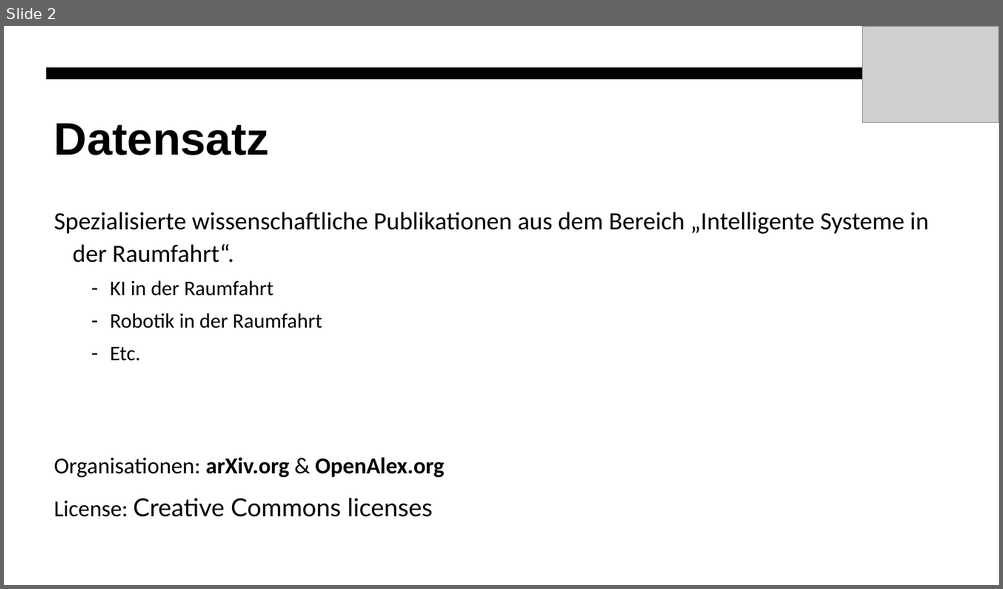
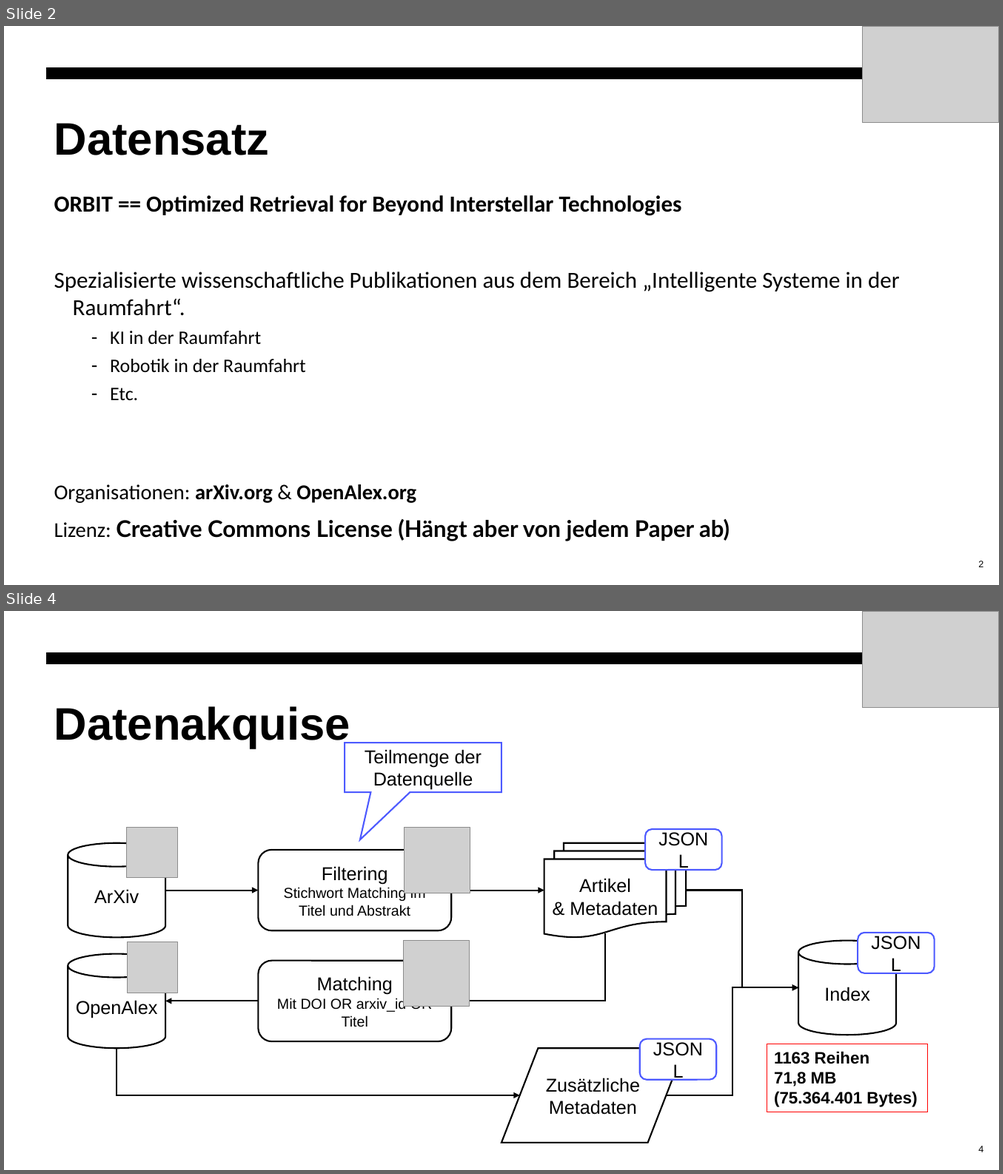
Before and after one commit to PatrykGadziomski/Orbit-Search-Engine, a slide deck: docs/zwischenpräsentation.pptx. Shown one above the other, each under a label of ours: slide 2 before the commit, slides 2 and 4 after it; the slides between them are not shown. The pictures are 1003x589 and 1003x1174 pixels, drawn with LibreOffice and Linux fonts; fonts in the diff are those of the drawing; grey boxes stand for pictures. Boxes give left, top, right and bottom in pixels: in the first picture for what was removed or moved away, otherwise in the second. Text is boxed around its words. In the diff, an @@ line names an element or a change of style, - is before the commit and + after.

```diff
--- a/docs/zwischenpräsentation.pptx
+++ b/docs/zwischenpräsentation.pptx
@@ slide 4 added at (4,611,999,1170), background #FFFFFF; not listed: 1 template element that a slide beside it also shows @@
@@ picture added at (862,612,999,707) @@
@@ title added at (54,706,350,749), 44 pt, text #000000, bold @@
+Datenakquise
@@ speech box added at (345,743,502,792), fill #FFFFFF, outline #4D5AFF 1.5 pt, 18 pt, text #000000 @@
+Teilmenge der Datenquelle
@@ picture added at (126,827,177,878) @@
@@ picture added at (404,827,469,893) @@
@@ rounded rectangle added at (645,829,722,871), fill #FFFFFF, outline #4D5AFF 1.5 pt, 18 pt, text #000000 @@
+JSONL
@@ cylinder added at (68,843,166,938), fill #FFFFFF, outline #000000 1.5 pt, 18 pt, text #000000 @@
+ArXiv
@@ rounded rectangle added at (259,850,452,931), fill #FFFFFF, outline #000000 1.5 pt, 14 pt, text #000000 @@
+Filtering
+Stichwort Matching im Titel und Abstrakt
@@ flow chart multidocument added at (544,843,686,938), fill #FFFFFF, outline #000000 1.5 pt, 18 pt, text #000000 @@
+Artikel
+& Metadaten
@@ arrow added from (165, 891) to (259, 891), #000000 1.5 pt @@
@@ arrow added from (451, 891) to (544, 891), #000000 1.5 pt @@
@@ elbow arrow added from (686, 891) to (799, 988), #000000 1.5 pt @@
@@ picture added at (127,943,178,993) @@
@@ picture added at (403,941,469,1006) @@
@@ elbow arrow added from (606, 934) to (451, 1001), #000000 1.5 pt @@
@@ cylinder added at (799,941,896,1036), fill #FFFFFF, outline #000000 1.5 pt, 18 pt, text #000000 @@
+Index
@@ rounded rectangle added at (857,933,934,974), fill #FFFFFF, outline #4D5AFF 1.5 pt, 18 pt, text #000000 @@
+JSONL
@@ cylinder added at (68,954,166,1049), fill #FFFFFF, outline #000000 1.5 pt, 18 pt, text #000000 @@
+OpenAlex
@@ rounded rectangle added at (259,961,452,1042), fill #FFFFFF, outline #000000 1.5 pt, 14 pt, text #000000 @@
+Matching
+Mit DOI OR arxiv_id OR Titel
@@ elbow arrow added from (666, 1096) to (799, 988), #000000 1.5 pt @@
@@ arrow added from (259, 1001) to (165, 1001), #000000 1.5 pt @@
@@ elbow arrow added from (116, 1049) to (520, 1096), #000000 1.5 pt @@
@@ flow chart input output added at (502,1049,685,1144), fill #FFFFFF, outline #000000 1.5 pt, 18 pt, text #000000 @@
+Zusätzliche Metadaten
@@ rounded rectangle added at (640,1039,717,1080), fill #FFFFFF, outline #4D5AFF 1.5 pt, 18 pt, text #000000 @@
+JSONL
@@ rectangle added at (766,1045,928,1113), outline #FF0000 0.75 pt, 16 pt, text #000000, bold @@
+1163 Reihen
+71,8 MB
+(75.364.401 Bytes)
@@ page number added at (978,1146,983,1153), 9 pt, text #000000 @@
+4
@@ slide 2 changed as well @@
@@ text at (54,195,682,216): paragraph added @@
+ORBIT == Optimized Retrieval for Beyond Interstellar Technologies
@@ text at (54,272,899,503): size 24 to 22.2 pt in "Spezialisierte wissenschaftliche Publikationen aus dem Berei ..."; size 20 to 18.5 pt in "KI in der Raumfahrt", "Robotik in der Raumfahrt", "Etc."; size 22 to 20.4 pt in "Organisationen: arXiv.org & OpenAlex.org"; line spacing 1.1 to 1 @@
@@ text at (54,519,729,542): text changed; size 24 to 22.2 pt; bold on @@
-License: Creative Commons licenses
+Lizenz: Creative Commons License (Hängt aber von jedem Paper ab)
@@ page number added at (978,561,983,568), 9 pt, text #000000 @@
+2
```
Also in this commit, not shown: 2 other slides changed, 1 other slide added, 2 slides removed.
